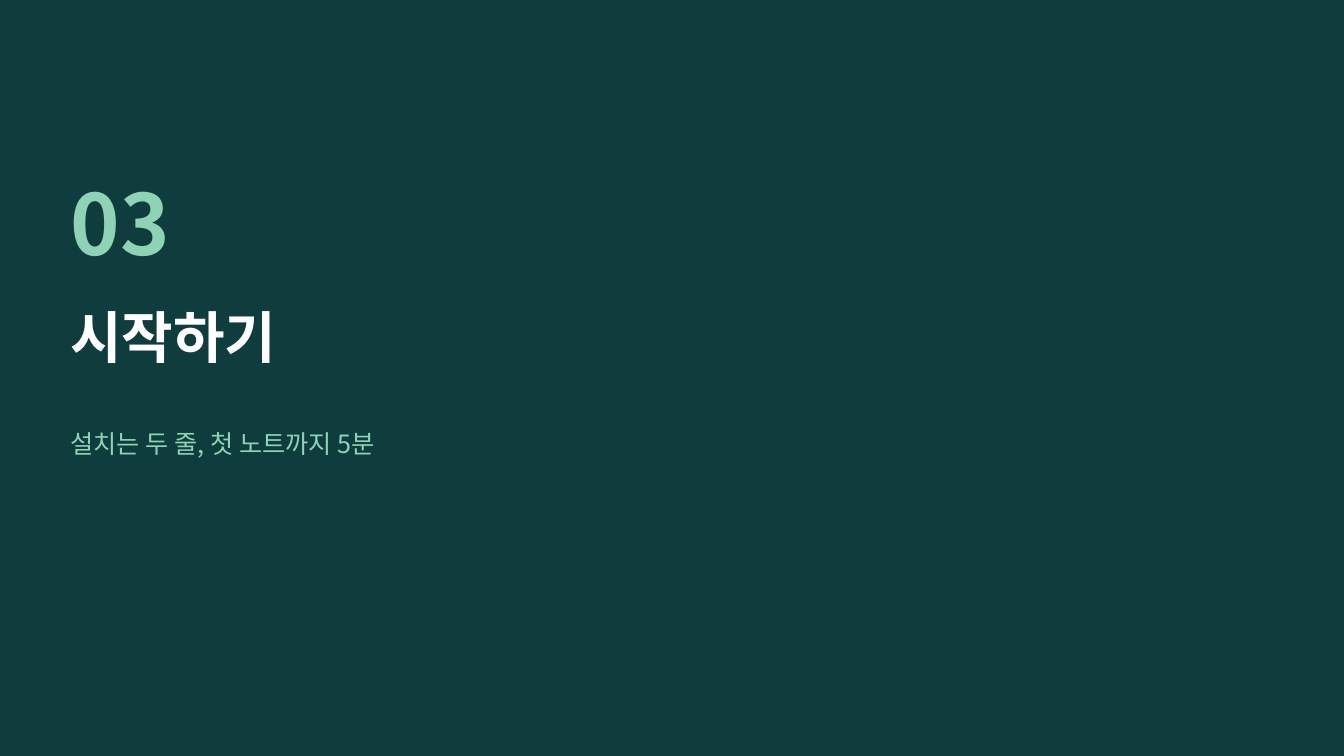
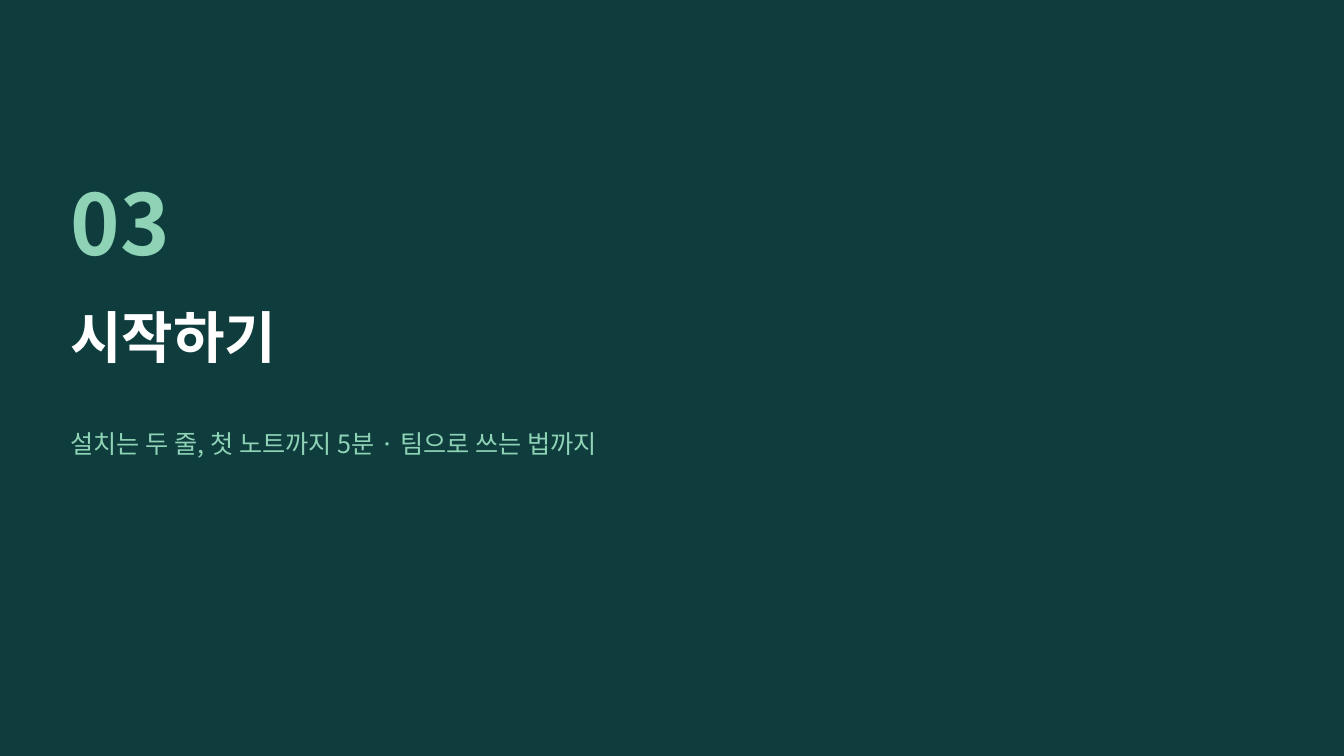
Before and after one commit to Owen-YC/learn-notes, a slide deck: slide 18 of docs/team/learn-notes-intro.pptx. Drawn at 1344x756 pixels with LibreOffice and Linux fonts; fonts in the diff are those of the drawing. Boxes give left, top, right and bottom in pixels: in the first picture for what was removed or moved away, otherwise in the second. Text is boxed around its words. In the diff, an @@ line names an element or a change of style, - is before the commit and + after.

```diff
--- a/docs/team/learn-notes-intro.pptx
+++ b/docs/team/learn-notes-intro.pptx
@@ text at (71,432,597,458): text changed @@
-설치는 두 줄, 첫 노트까지 5분
+설치는 두 줄, 첫 노트까지 5분 · 팀으로 쓰는 법까지
```
Also in this commit, not shown: 12 other slides changed, 2 slides added, 1 slide removed, 13 other files.
